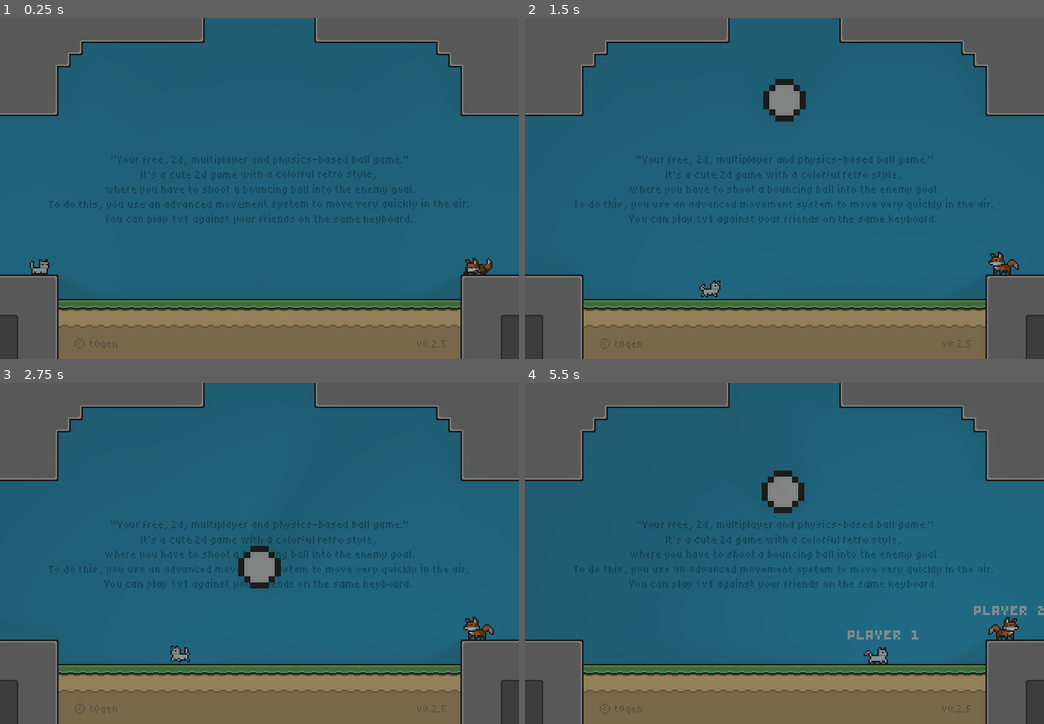
Above: before the commit, frames 1-4 (two rows, left to right).
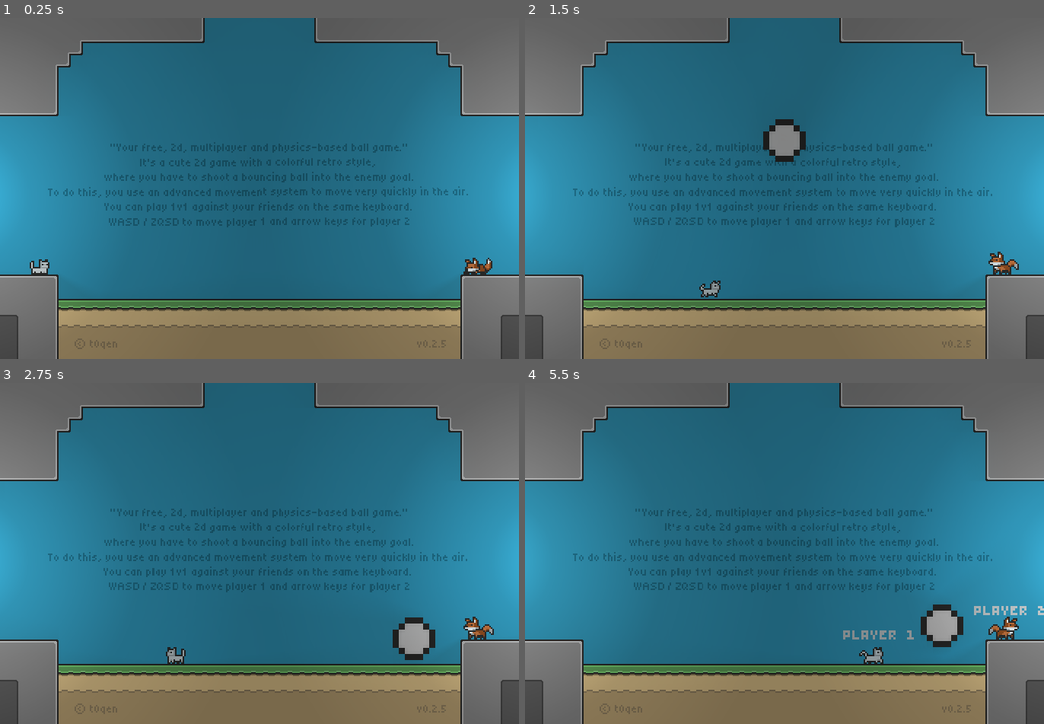
Above: after the commit, the same moments.

Repository: t0qen/juxtra-game
Game: Godot game, scene res://scenes/roots.tscn
The game is run twice, just before and just after one commit, with the same random seed, the same clock (stepped at 60 frames per second) and the same inputs.
Inputs:
- Up to frame 1 (0.25 s): no input
- Up to frame 2 (1.5 s): hold D (move_right_1) from 0.53 s (still down); tap X (dash_1) at 0.6 s; tap Z (jump_1) at 0.77 s; tap Keypad 0 (dash_2) at 1.35 s
- Up to frame 3 (2.75 s): tap Z (jump_1) at 1.52 s; release D (move_right_1) at 2.03 s; hold Q (move_left_1) from 2.03 s (still down); hold Down (down_2) from 2.03 s (still down)
- Up to frame 4 (5.5 s): release Q (move_left_1) at 2.78 s; release Down (down_2) at 2.78 s; hold D (move_right_1) 2.78-4.28 s; tap Left (move_left_2) at 2.85 s; tap Z (jump_1) at 3.02, 3.77, 4.52 s; tap Right (move_right_2) at 3.6 s; hold Q (move_left_1) 4.28-5.03 s; tap Tab (tab) at 4.35 s; hold D (move_right_1) from 5.03 s (still down); tap X (dash_1) at 5.1 s

The runs differ from the first frame. In frame 1, 28% of the frame differs, in the area x 0-100%, y 13-91%; in frame 2, 30%; in frame 3, 29%; in frame 4, 29%.

Commit message:
Added light in goals and in ball respawn's point (not finished)

Diff:
--- /dev/null
+++ b/assets/fonts/pixel_config_3.tres
@@ -0,0 +1,8 @@
+[gd_resource type="LabelSettings" load_steps=2 format=3 uid="uid://vbiqrd6ai00c"]
+
+[ext_resource type="FontFile" uid="uid://d376lcg3fxjn7" path="res://assets/fonts/tiny5-Regular.otf" id="1_vfgkb"]
+
+[resource]
+font = ExtResource("1_vfgkb")
+font_size = 36
+font_color = Color(0.136512, 0.469742, 0.57694, 1)
--- a/scenes/local_multi.tscn
+++ b/scenes/local_multi.tscn
@@ -8,6 +8,7 @@
 [ext_resource type="LabelSettings" uid="uid://bpp5j7r27avit" path="res://assets/fonts/pixel_config_1.tres" id="6_evb6e"]
 [ext_resource type="FontFile" uid="uid://crkgj2c3hvkwh" path="res://assets/fonts/Bytesized-Regular.ttf" id="6_p8ruy"]
 [ext_resource type="FontFile" uid="uid://d376lcg3fxjn7" path="res://assets/fonts/tiny5-Regular.otf" id="8_0kpru"]
+[ext_resource type="LabelSettings" uid="uid://vbiqrd6ai00c" path="res://assets/fonts/pixel_config_3.tres" id="9_28ewj"]
 
 [sub_resource type="TileSetAtlasSource" id="TileSetAtlasSource_3aild"]
 texture = ExtResource("2_evb6e")
@@ -354,7 +355,7 @@
 
 [sub_resource type="TileSet" id="TileSet_sqcku"]
 uv_clipping = true
-occlusion_layer_0/light_mask = 1
+occlusion_layer_0/light_mask = 8
 physics_layer_0/collision_layer = 8
 physics_layer_0/collision_mask = 3
 physics_layer_0/physics_material = SubResource("PhysicsMaterial_p8ruy")
@@ -468,6 +469,38 @@
 [sub_resource type="TileSet" id="TileSet_14g55"]
 sources/0 = SubResource("TileSetAtlasSource_lw72l")
 
+[sub_resource type="Gradient" id="Gradient_28ewj"]
+offsets = PackedFloat32Array(0.002, 0.228495, 0.607527, 1)
+colors = PackedColorArray(1, 1, 1, 1, 0.528712, 0.528712, 0.528712, 1, 0.124393, 0.124393, 0.124393, 1, 0, 0, 0, 1)
+
+[sub_resource type="GradientTexture2D" id="GradientTexture2D_3q71m"]
+gradient = SubResource("Gradient_28ewj")
+width = 512
+height = 512
+fill = 1
+fill_from = Vector2(0.25, 0.5)
+fill_to = Vector2(1, 0.5)
+
+[sub_resource type="GradientTexture2D" id="GradientTexture2D_28ewj"]
+gradient = SubResource("Gradient_28ewj")
+width = 512
+height = 512
+fill = 1
+fill_from = Vector2(0.75, 0.5)
+fill_to = Vector2(0, 0.5)
+
+[sub_resource type="Gradient" id="Gradient_3q71m"]
+offsets = PackedFloat32Array(0, 0.0860215, 0.443548, 0.521505)
+colors = PackedColorArray(1, 1, 1, 1, 0.360825, 0.360825, 0.360825, 1, 0.0645921, 0.0645921, 0.0645921, 1, 0, 0, 0, 1)
+
+[sub_resource type="GradientTexture2D" id="GradientTexture2D_mecpo"]
+gradient = SubResource("Gradient_3q71m")
+width = 512
+height = 512
+fill = 1
+fill_from = Vector2(0.5, 0.25)
+fill_to = Vector2(0.53, 0.9)
+
 [sub_resource type="LabelSettings" id="LabelSettings_p8ruy"]
 font = ExtResource("6_p8ruy")
 font_size = 32
@@ -480,16 +513,10 @@
 font_size = 18
 font_color = Color(0.654902, 0.576471, 0.435294, 1)
 
-[sub_resource type="LabelSettings" id="LabelSettings_0kpru"]
-font = ExtResource("8_0kpru")
-font_size = 36
-font_color = Color(0.136512, 0.469742, 0.57694, 1)
-
 [sub_resource type="RectangleShape2D" id="RectangleShape2D_0kpru"]
 size = Vector2(528, 53)
 
 [node name="Local Multiplayer" type="Node2D" node_paths=PackedStringArray("tab_timer", "score_timer", "intro_text_timer")]
-position = Vector2(-1, 0)
 script = ExtResource("1_p8ruy")
 tab_timer = NodePath("Timers/TabTimer")
 score_timer = NodePath("Timers/ShowScore")
@@ -537,7 +564,35 @@
 position = Vector2(-550, -132)
 scale = Vector2(1.68, 1.24)
 
+[node name="Light_goal" type="PointLight2D" parent="Goals"]
+position = Vector2(-264, -136)
+energy = 0.6
+shadow_color = Color(0, 0, 0, 1)
+shadow_filter = 2
+shadow_filter_smooth = 0.5
+shadow_item_cull_mask = 8
+texture = SubResource("GradientTexture2D_3q71m")
+
+[node name="Light_goal_2" type="PointLight2D" parent="Goals"]
+position = Vector2(264, -136)
+energy = 0.6
+shadow_color = Color(0, 0, 0, 1)
+shadow_filter = 2
+shadow_filter_smooth = 0.5
+shadow_item_cull_mask = 8
+texture = SubResource("GradientTexture2D_28ewj")
+
 [node name="Spawn" type="Node2D" parent="."]
+
+[node name="Light_spawn_ball" type="PointLight2D" parent="Spawn"]
+visible = false
+position = Vector2(0, -272)
+energy = 0.5
+shadow_color = Color(0, 0, 0, 1)
+shadow_filter = 2
+shadow_filter_smooth = 0.5
+shadow_item_cull_mask = 0
+texture = SubResource("GradientTexture2D_mecpo")
 
 [node name="RespawnPoint" type="Marker2D" parent="Spawn"]
 position = Vector2(0, -419)
@@ -590,10 +645,10 @@
 anchor_left = 0.5
 anchor_right = 0.5
 anchor_bottom = 1.0
-offset_left = -618.0
-offset_top = -192.0
-offset_right = 497.0
-offset_bottom = -192.0
+offset_left = -619.0
+offset_top = -208.0
+offset_right = 496.0
+offset_bottom = -208.0
 grow_horizontal = 2
 grow_vertical = 2
 scale = Vector2(0.5, 0.5)
@@ -601,8 +656,9 @@
 It's a cute 2d game with a colorful retro style,
 where you have to shoot a bouncing ball into the enemy goal.
 To do this, you use an advanced movement system to move very quickly in the air.
-You can play 1v1 against your friends on the same keyboard. "
-label_settings = SubResource("LabelSettings_0kpru")
+You can play 1v1 against your friends on the same keyboard.
+WASD / ZQSD to move player 1 and arrow keys for player 2"
+label_settings = ExtResource("9_28ewj")
 horizontal_alignment = 1
 
 [node name="Timers" type="Node" parent="."]
--- a/scenes/player.tscn
+++ b/scenes/player.tscn
@@ -508,8 +508,8 @@
 radius = 18.0
 height = 48.0
 
-[sub_resource type="OccluderPolygon2D" id="OccluderPolygon2D_tuyoq"]
-polygon = PackedVector2Array(-4, -10, 6, -10, 6, -16, -7, -17)
+[sub_resource type="OccluderPolygon2D" id="OccluderPolygon2D_qlg0r"]
+polygon = PackedVector2Array(-3, -10, 3, -10, 6, -12, 6, -16, -6, -16, -6, -12)
 
 [node name="Player" type="CharacterBody2D" node_paths=PackedStringArray("exit_idle_timer", "exit_fall_timer", "exit_wait_timer", "jump_bug_timer", "before_dash_timer", "sprites")]
 top_level = true
@@ -601,8 +601,7 @@
 one_shot = true
 
 [node name="LightOccluder2D" type="LightOccluder2D" parent="."]
-visible = false
-occluder = SubResource("OccluderPolygon2D_tuyoq")
+occluder = SubResource("OccluderPolygon2D_qlg0r")
 occluder_light_mask = 2
 
 [node name="PointLight2D" type="PointLight2D" parent="."]
@@ -613,6 +612,7 @@
 shadow_color = Color(0, 0, 0, 1)
 shadow_filter = 2
 shadow_filter_smooth = 4.0
+shadow_item_cull_mask = 9
 texture = ExtResource("6_tuyoq")
 texture_scale = 2.0
 
--- a/scenes/root_ball.tscn
+++ b/scenes/root_ball.tscn
@@ -20,8 +20,9 @@
 [node name="Ball" type="RigidBody2D"]
 collision_layer = 2
 collision_mask = 9
+mass = 0.75
 physics_material_override = SubResource("PhysicsMaterial_4mlqk")
-gravity_scale = 1.5
+gravity_scale = 2.0
 lock_rotation = true
 contact_monitor = true
 max_contacts_reported = 100
--- a/scenes/scripts/ball.gd
+++ b/scenes/scripts/ball.gd
@@ -3,20 +3,19 @@
 
 @export var max_speed: float = 800.0  # Vitesse maximale
 @export var propulsion_force: float = 200.0  # Force de propulsion en l'air
-@export var stop_threshold: float = 20  # Seuil pour considérer que le corps est à l'arrêt
+@export var stop_threshold: float = 50  # Seuil pour considérer que le corps est à l'arrêt
 var is_on_area_propulsion = false
 
 func _physics_process(delta: float) -> void:
-	if linear_velocity.length() > max_speed:
-		print("TRUUUUUUUUUUE")
+	if abs(linear_velocity.y) > max_speed:
+
 		linear_velocity = linear_velocity.normalized() * max_speed
 
 
 	if linear_velocity.length() < stop_threshold && is_on_area_propulsion:
-
+		print("TRUUUUUUUUUUE")
 		apply_central_impulse(Vector2.UP * propulsion_force)
 
-	print(linear_velocity.length())
 
 func _on_ball_area_area_entered(area: Area2D) -> void:
 	if area.is_in_group("propulsion"):
--- a/scenes/scripts/local_multiplayer.gd
+++ b/scenes/scripts/local_multiplayer.gd
@@ -61,10 +61,6 @@
 		player_1_score_text.hide()
 		player_1.player_1_text.hide()
 		player_2.player_2_text.hide()
-
-	if score_timer_finished:
-		hide_score()
-		score_timer_finished = false
 
 func spawn_camera():
 	current_camera = camera.instantiate()
@@ -146,7 +142,7 @@
 	tab_timer_finished = true
 
 func _on_show_score_timeout() -> void:
-	score_timer_finished = true
+	hide_score()
 
 func _on_text_intro_timeout() -> void:
 	intro_text.hide()
Not shown: 1 places in scenes/local_multi.tscn that only renumber resources
